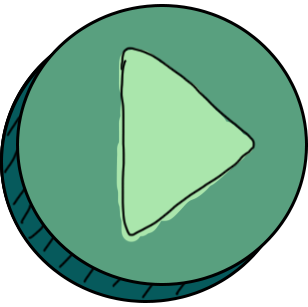
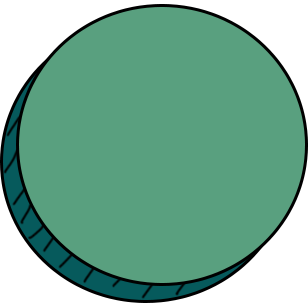
The second 308x307 image is a revision of the first. Changes to its layers:
hid "Layer 11" over [119, 46, 256, 238]
hid "Layer 10" over [116, 47, 255, 243]
hid group "Pressed" (2 layers) over [0, 46, 260, 285]
